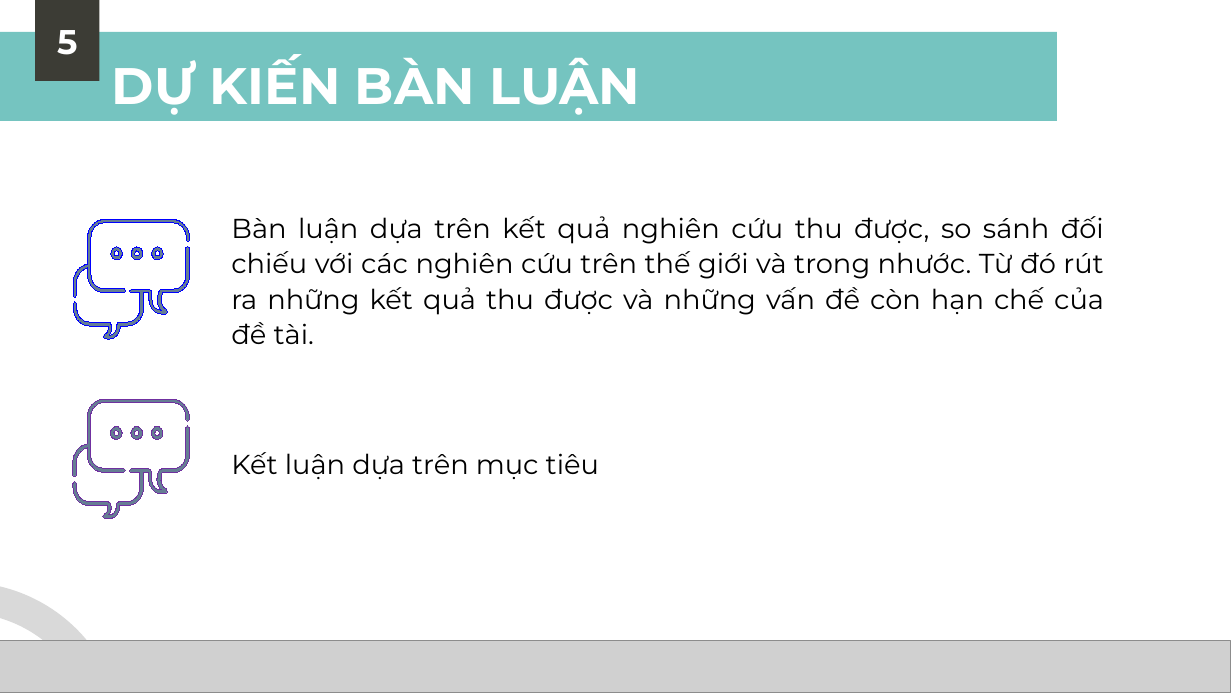
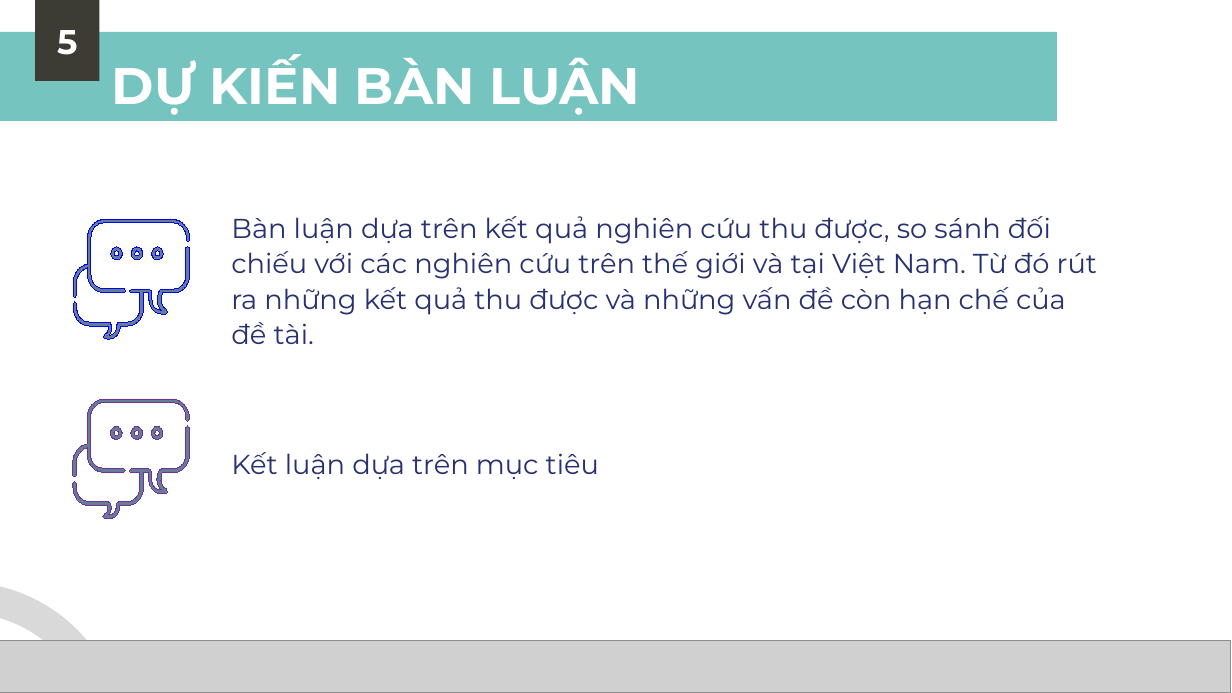
Before and after one commit to MedPocket/HPMUDocs-2021, a slide deck: slide 36 of Nghien-cuu-khoa-hoc/Nhom-4_K39C_Thuyet-trinh-NCKH.pptx. Drawn at 1232x693 pixels with LibreOffice and Linux fonts; fonts in the diff are those of the drawing; grey boxes stand for pictures; background and template pictures are left out. Boxes give left, top, right and bottom in pixels: in the first picture for what was removed or moved away, otherwise in the second. Text is boxed around its words. In the diff, an @@ line names an element or a change of style, - is before the commit and + after.

```diff
--- a/Nghien-cuu-khoa-hoc/Nhom-4_K39C_Thuyet-trinh-NCKH.pptx
+++ b/Nghien-cuu-khoa-hoc/Nhom-4_K39C_Thuyet-trinh-NCKH.pptx
@@ text at box(231, 216, 1097, 344): text changed; text colour #000000 to #27316F @@
-Bàn luận dựa trên kết quả nghiên cứu thu được, so sánh đối chiếu với các nghiên cứu trên thế giới và trong nhước. Từ đó rút ra những kết quả thu được và những vấn đề còn hạn chế của đề tài.
+Bàn luận dựa trên kết quả nghiên cứu thu được, so sánh đối chiếu với các nghiên cứu trên thế giới và tại Việt Nam. Từ đó rút ra những kết quả thu được và những vấn đề còn hạn chế của đề tài.
@@ text "Kết luận dựa trên mục ..." at box(231, 452, 599, 479): text colour #000000 to #27316F @@
```
Also in this commit, not shown: 22 other slides changed, 4 slides added, 3 slides removed.
